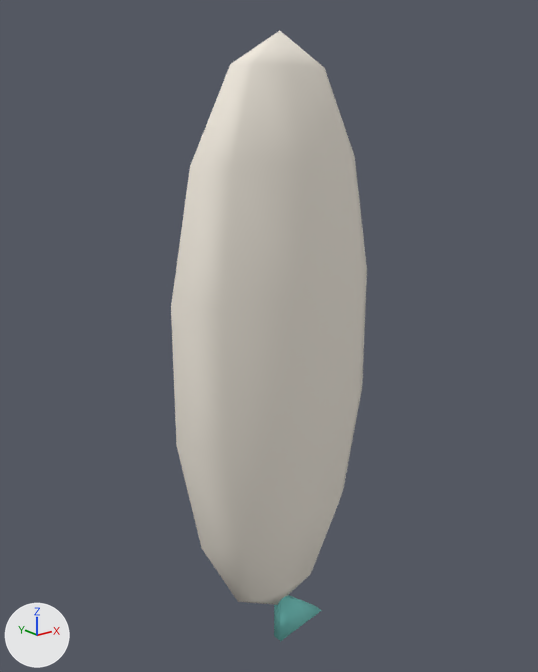
A saved change to the glTF model frontend/public/models/xy_beach_surfboard.glb.
Both versions are drawn from a camera (50 mm lens) standing at (-1.58, -1.92, 1.89) and looking at (0.0, 0.05, 1.1). The lights are fixed; the arrows at lower left show +X, +Y and +Z. The first picture is the older version.

In view in the first picture: 'Surfboard'.
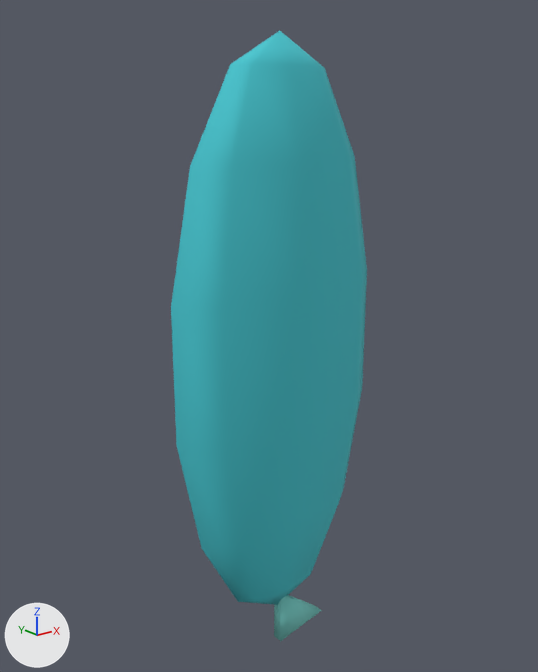
Where the change shows, as pixel boxes (x1, y1, x2, y2) in the pictures (538 x 672 px):
```json
{"object": "Surfboard", "change": "recoloured", "before": [171, 31, 367, 608], "after": [171, 31, 367, 608], "on screen": "white to cyan"}
```

The change, as JSON lines over the scene's bpy script:
```json
{"op": "set", "path": "mat_boarda.base_color", "old": "(0.896, 0.839, 0.745)", "new": "(0.0595, 0.571, 0.638)", "note": "white #f3ece0 -> cyan #45c7d1"}
```
